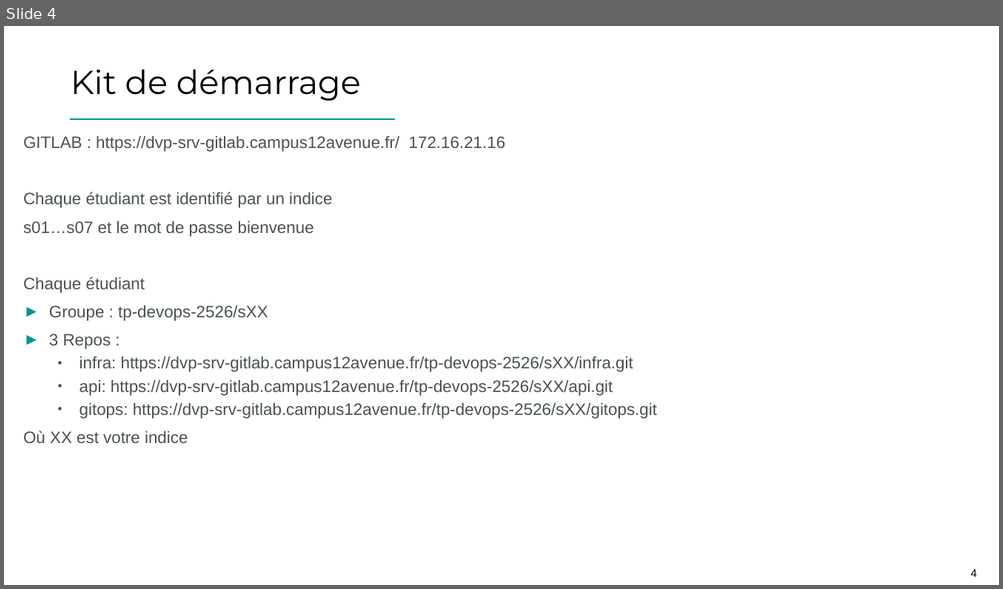
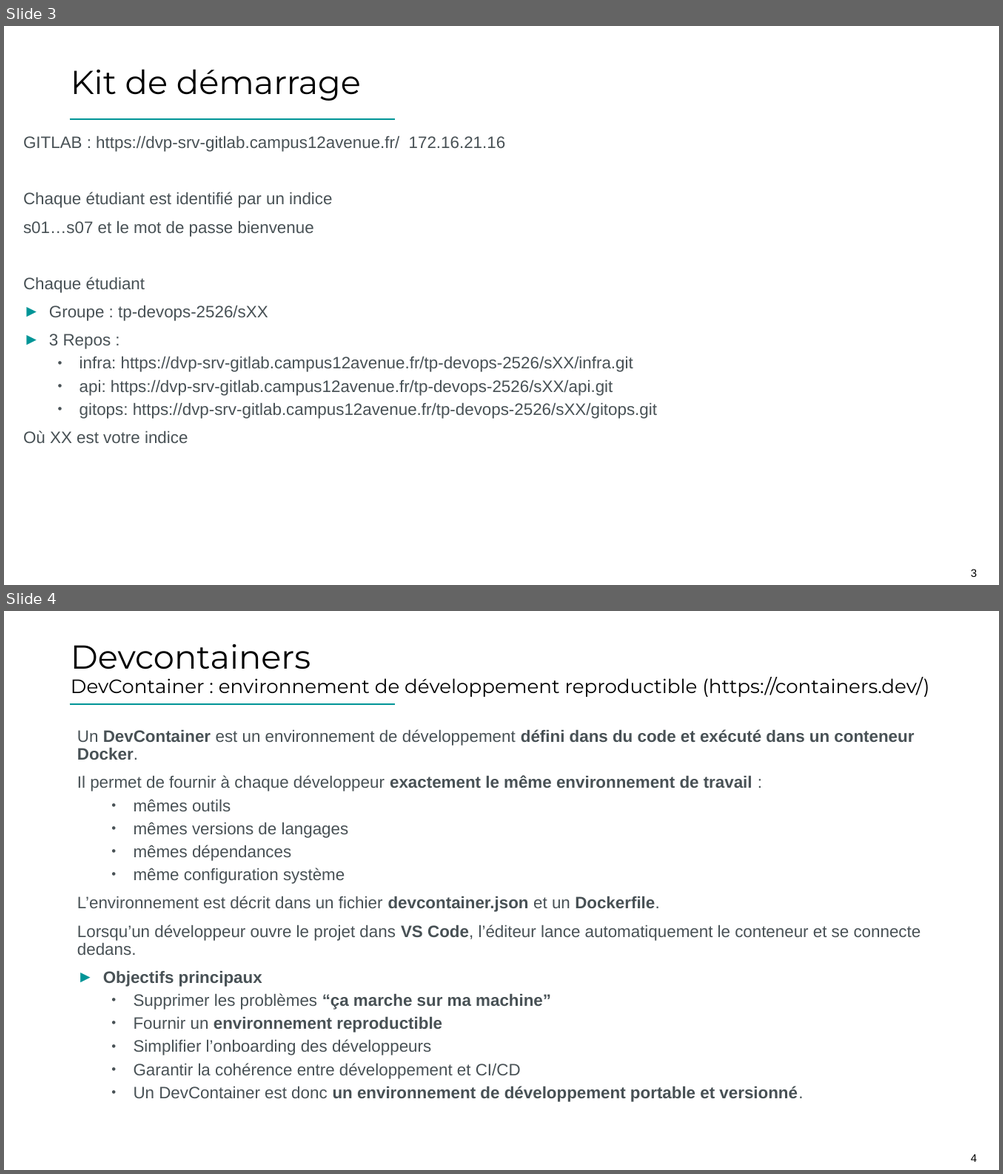
Before and after one commit to fkdy01/3IL_lab, a slide deck: Devops - option 2 Dev professionnel - 12-3il-2-PROMO 23 25-26.pptx. Shown one above the other, each under a label of ours: slide 4 before the commit, slides 3 and 4 after it. The pictures are 1003x589 and 1003x1174 pixels, drawn with LibreOffice and Linux fonts; fonts in the diff are those of the drawing; background and template pictures are left out. Boxes give left, top, right and bottom in pixels: in the first picture for what was removed or moved away, otherwise in the second. Text is boxed around its words. In the diff, an @@ line names an element or a change of style, - is before the commit and + after.

Commit message:
doc

```diff
--- a/Devops - option 2 Dev professionnel - 12-3il-2-PROMO 23 25-26.pptx
+++ b/Devops - option 2 Dev professionnel - 12-3il-2-PROMO 23 25-26.pptx
@@ slide 4 added at (x1=4, y1=611, x2=999, y2=1170), background #FFFFFF; not listed: 3 template elements that a slide beside it also shows @@
@@ title added at (x1=71, y1=644, x2=929, y2=697), 14 pt, text #000000 @@
+Devcontainers
+DevContainer : environnement de développement reproductible (https://containers.dev/)
@@ text added at (x1=77, y1=729, x2=921, y2=1102), 12 pt, text #485155 @@
+Un DevContainer est un environnement de développement défini dans du code et exécuté dans un conteneur Docker.
+Il permet de fournir à chaque développeur exactement le même environnement de travail :
+  • mêmes outils
+  • mêmes versions de langages
+  • mêmes dépendances
+  • même configuration système
+L’environnement est décrit dans un fichier devcontainer.json et un Dockerfile.
+Lorsqu’un développeur ouvre le projet dans VS Code, l’éditeur lance automatiquement le conteneur et se connecte dedans.
+► Objectifs principaux
+  • Supprimer les problèmes “ça marche sur ma machine”
+  • Fournir un environnement reproductible
+  • Simplifier l’onboarding des développeurs
+  • Garantir la cohérence entre développement et CI/CD
+  • Un DevContainer est donc un environnement de développement portable et versionné.
@@ what was slide 4 is now slide 3 @@
@@ page number at (x1=970, y1=569, x2=976, y2=577): text changed @@
-4
+3
```
Also in this commit, not shown: 2 slides changed, 4 other slides added, 2 slides removed.
